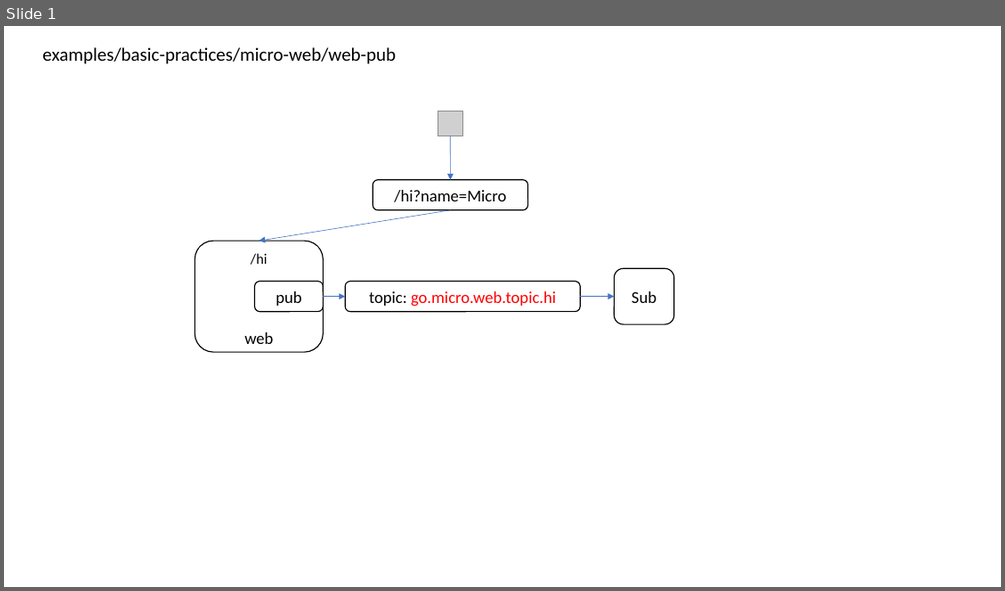
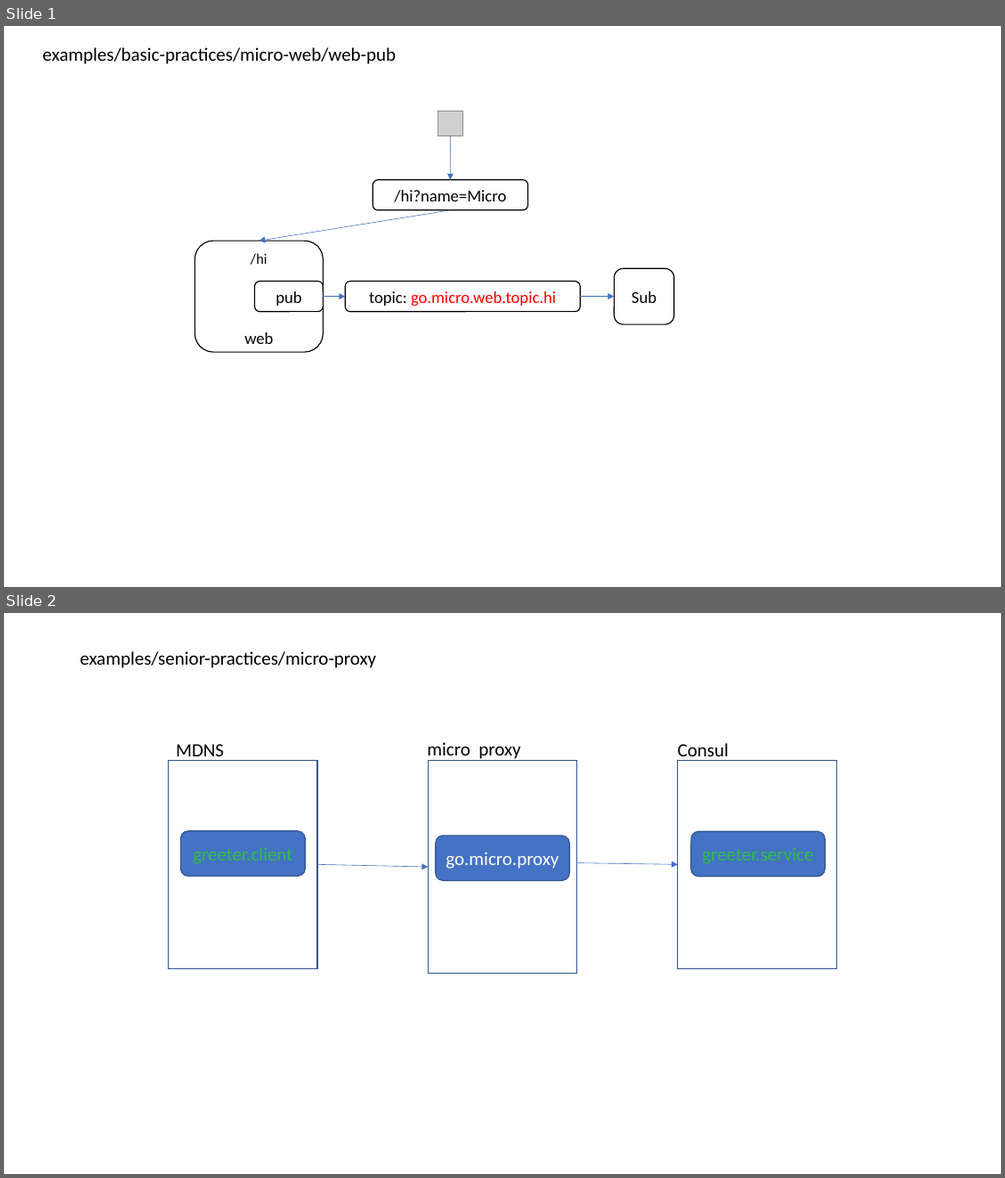
Before and after one commit to printfcoder/stack-rpc-tutorials, a slide deck: examples/docs/design.pptx. Shown one above the other, each under a label of ours: slide 1 before the commit, slides 1 and 2 after it. The pictures are 1005x591 and 1005x1178 pixels, drawn with LibreOffice and Linux fonts; fonts in the diff are those of the drawing; grey boxes stand for pictures. Boxes give left, top, right and bottom in pixels: in the first picture for what was removed or moved away, otherwise in the second. Text is boxed around its words. In the diff, an @@ line names an element or a change of style, - is before the commit and + after.

Commit message:
micro proxy示例

```diff
--- a/examples/docs/design.pptx
+++ b/examples/docs/design.pptx
@@ slide 2 added at [4, 613, 1001, 1174], background #FFFFFF @@
@@ title added at [80, 651, 376, 668], 18 pt, text #000000 @@
+examples/senior-practices/micro-proxy
@@ text added at [176, 744, 224, 761], 18 pt, text #000000 @@
+MDNS
@@ text added at [427, 742, 520, 762], 18 pt, text #000000 @@
+micro proxy
@@ text added at [678, 743, 728, 761], 18 pt, text #000000 @@
+Consul
@@ rectangle added at [169, 761, 317, 969], fill #FFFFFF, outline #325491 1 pt @@
@@ rectangle added at [428, 761, 577, 973], fill #FFFFFF, outline #325491 1 pt @@
@@ rectangle added at [678, 761, 836, 969], fill #FFFFFF, outline #325491 1 pt @@
@@ rounded rectangle added at [180, 831, 306, 876], fill #4472C4, outline #325491 1 pt, 18 pt, text #30BE47 @@
+greeter.client
@@ rounded rectangle added at [436, 835, 569, 881], fill #4472C4, outline #325491 1 pt, 18 pt, text #FFFFFF @@
+go.micro.proxy
@@ rounded rectangle added at [691, 831, 825, 876], fill #4472C4, outline #325491 1 pt, 18 pt, text #30BE47 @@
+greeter.service
@@ arrow added from (317, 864) to (428, 867), #4472C4 0.5 pt @@
@@ arrow added from (577, 863) to (678, 864), #4472C4 0.5 pt @@
```
Also in this commit, not shown: 5 other files.
